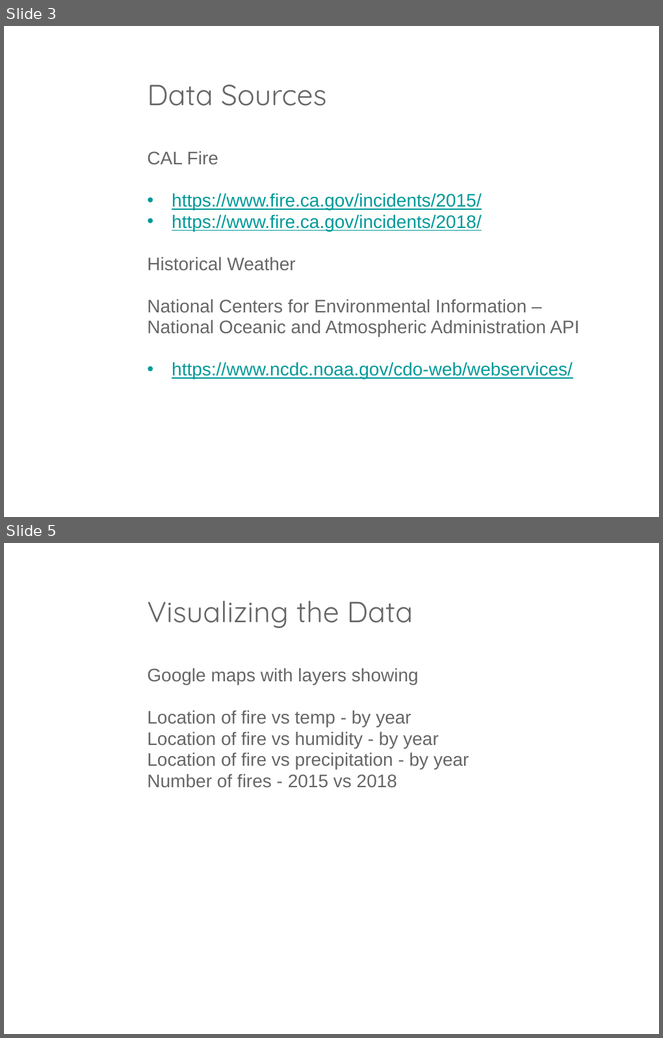
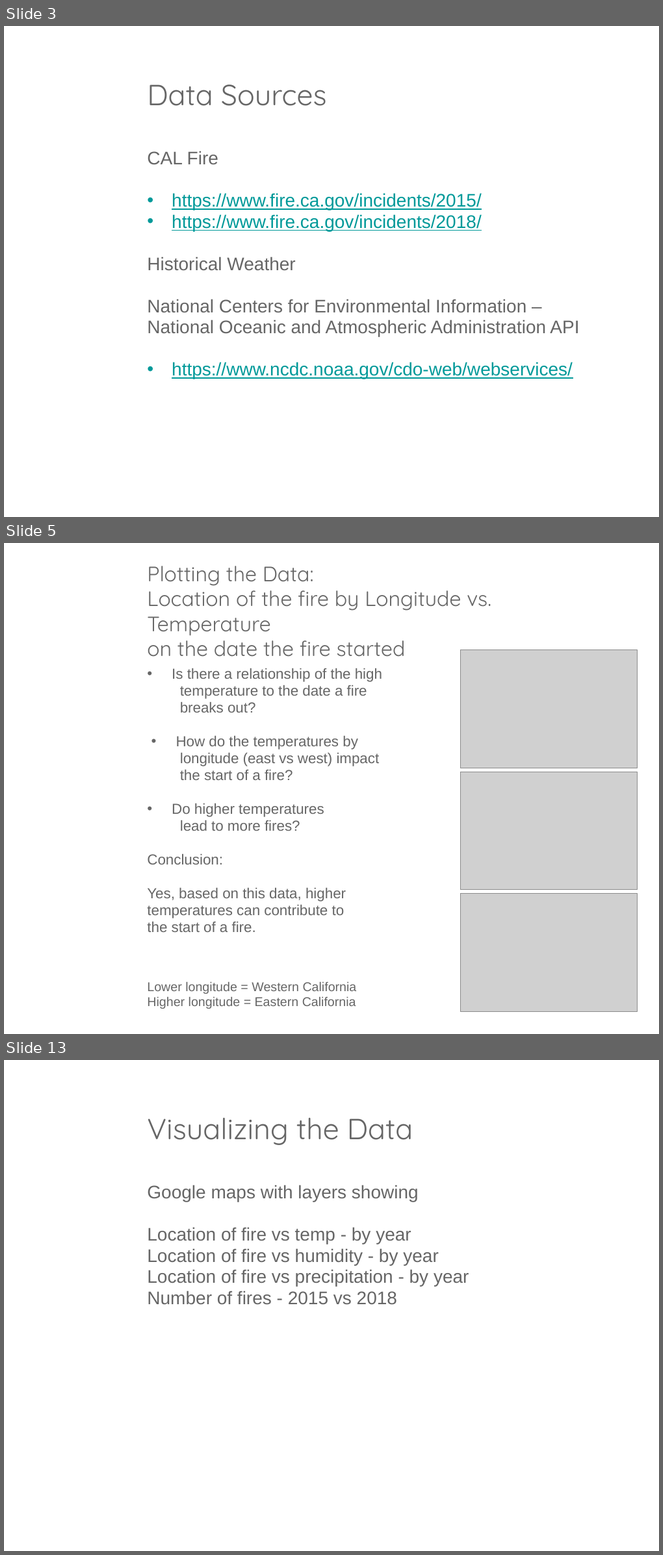
Before and after one commit to BenFarniok/project-1, a slide deck: Team7Project.pptx. Shown one above the other, each under a label of ours: slides 3 and 5 before the commit, slides 3, 5 and 13 after it; the slides between them are not shown. The pictures are 663x1038 and 663x1555 pixels, drawn with LibreOffice and Linux fonts; fonts in the diff are those of the drawing; grey boxes stand for pictures; background and template pictures are left out. Boxes give left, top, right and bottom in pixels: in the first picture for what was removed or moved away, otherwise in the second. Text is boxed around its words. In the diff, an @@ line names an element or a change of style, - is before the commit and + after.

```diff
--- a/Team7Project.pptx
+++ b/Team7Project.pptx
@@ slide 5 added at bbox=[4, 543, 659, 1034], background picture (left out) @@
@@ title added at bbox=[147, 566, 492, 657], 23 pt, text #666666 @@
+Plotting the Data:
+Location of the fire by Longitude vs. Temperature
+on the date the fire started
@@ picture added at bbox=[461, 650, 638, 769] @@
@@ text added at bbox=[147, 668, 382, 1009], 16 pt, text #666666 @@
+• Is there a relationship of the high
+  temperature to the date a fire
+  breaks out?
+• How do the temperatures by
+  longitude (east vs west) impact
+  the start of a fire?
+• Do higher temperatures
+  lead to more fires?
+Conclusion:
+Yes, based on this data, higher
+temperatures can contribute to
+the start of a fire.
+Lower longitude = Western California
+Higher longitude = Eastern California
@@ picture added at bbox=[461, 772, 638, 889] @@
@@ picture added at bbox=[461, 894, 638, 1012] @@
@@ what was slide 5 is now slide 13 @@
```
Also in this commit, not shown: 1 slide changed, 7 other slides added, 33 other files.
